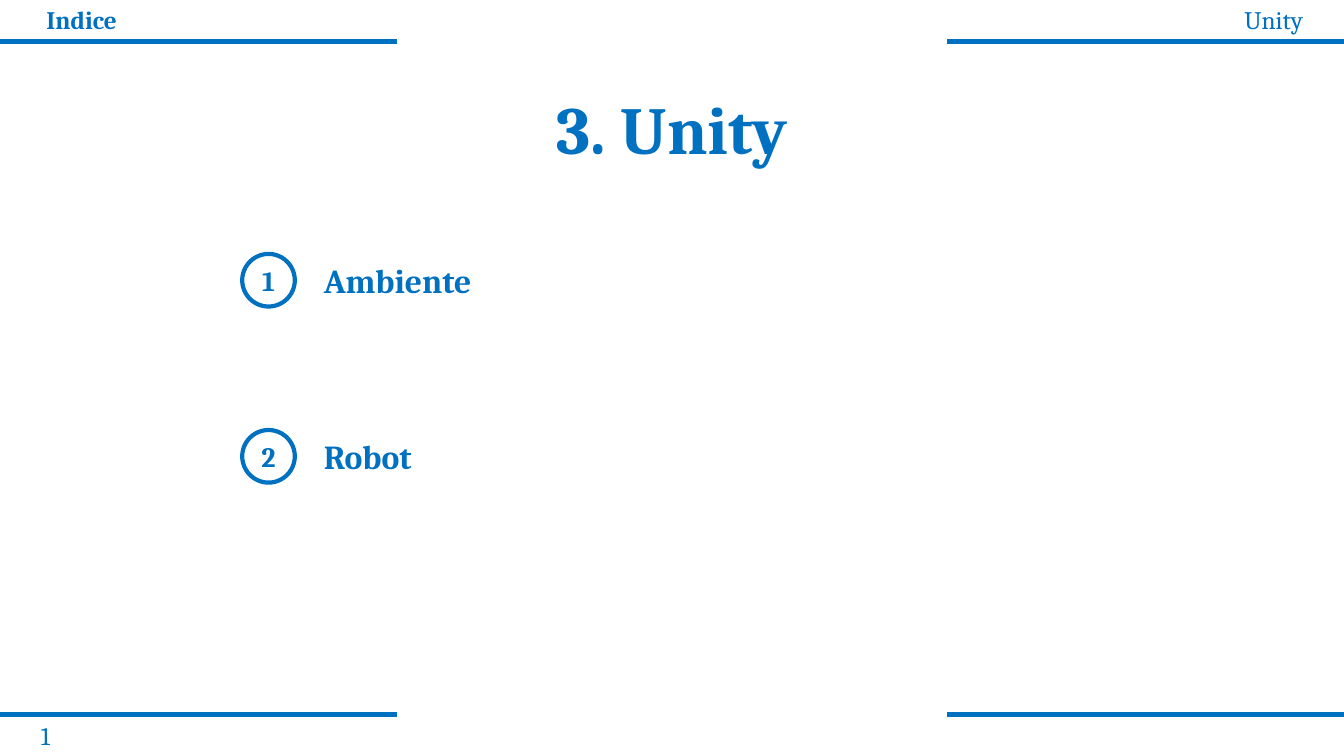
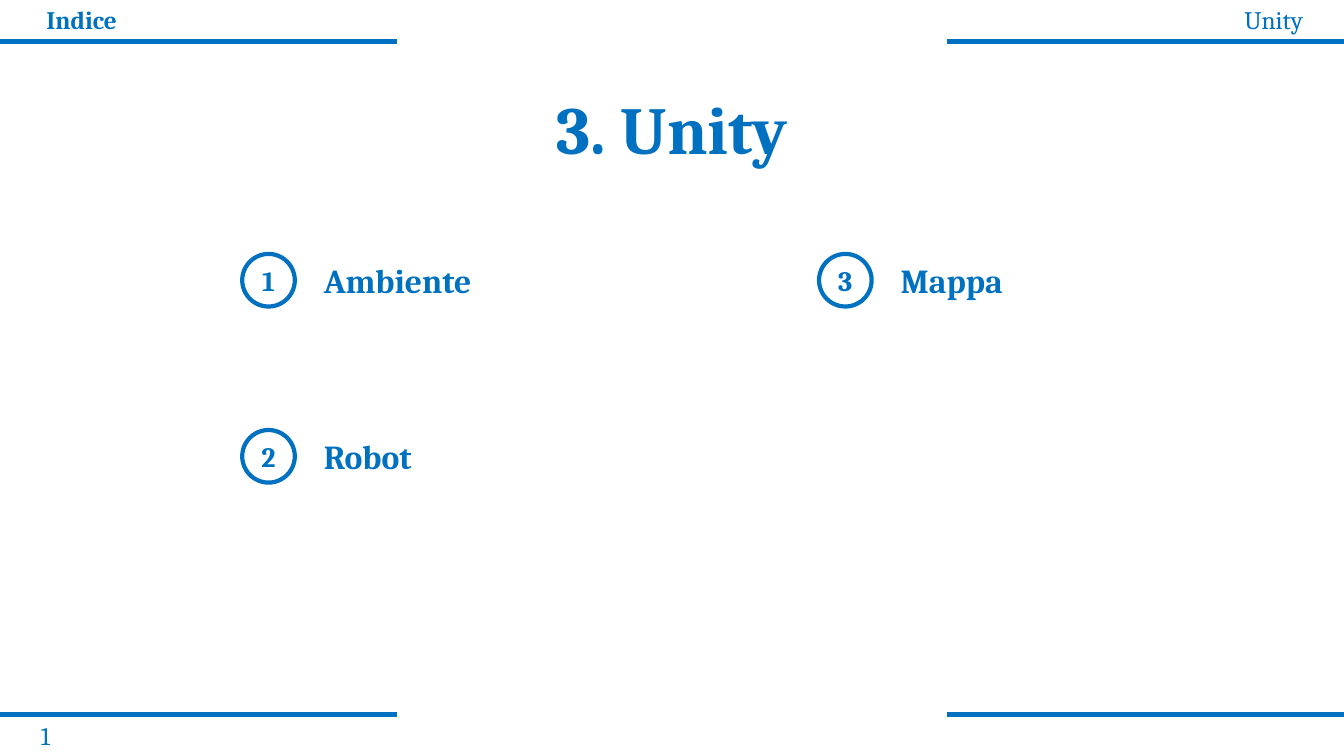
Before and after one commit to A-rgonaut/LM-32_HrR_Hotel-receptionist_Robot, a slide deck: slide 11 of docs/HrR_presentazione.pptx. Drawn at 1344x756 pixels with LibreOffice and Linux fonts; fonts in the diff are those of the drawing. Boxes give left, top, right and bottom in pixels: in the first picture for what was removed or moved away, otherwise in the second. Text is boxed around its words. In the diff, an @@ line names an element or a change of style, - is before the commit and + after.

```diff
--- a/docs/HrR_presentazione.pptx
+++ b/docs/HrR_presentazione.pptx
@@ ellipse added at [820,254,872,307], fill #FFFFFF, outline #0070C0 3 pt, 20 pt, text #0070C0, bold @@
+3
@@ text added at [901,270,1003,300], 24 pt, text #0070C0, bold @@
+Mappa
```
Also in this commit, not shown: 2 other slides changed, 2 slides added, 1 slide removed.
